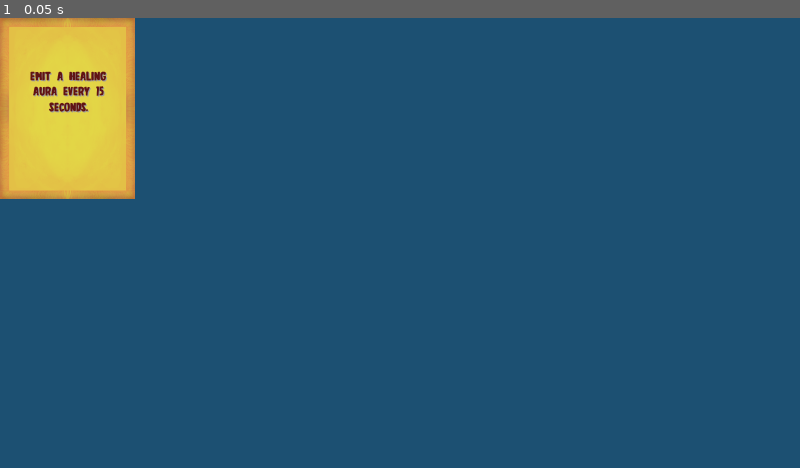
Above: before the commit, frame 1.
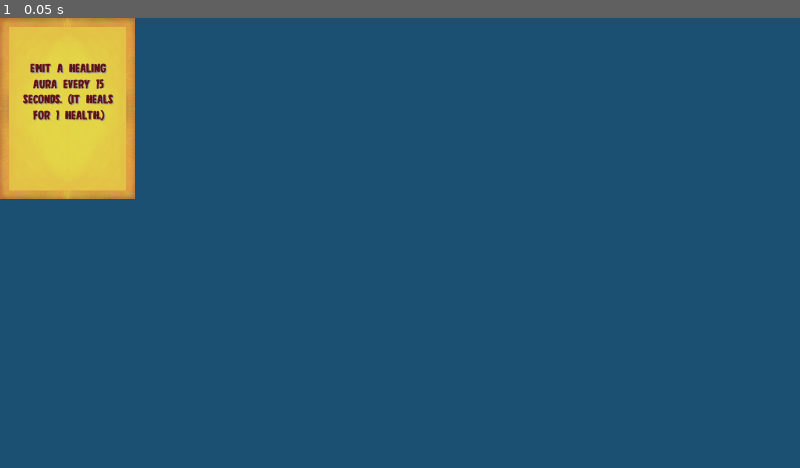
Above: after the commit, the same moment.

Repository: RobinRenggli/godotwildjam41
Game: Godot game, scene res://Evolution/Cards/HealingAura.tscn
Two runs of this game, one before a commit and one after it. Both use one fixed random seed, a clock stepped at 60 frames per second and the inputs below. This scene is started directly instead of the project's main scene. Sound files missing from this copy of the repository are replaced by a short silence.
Inputs:
- Up to frame 1 (0.05 s): no input

The runs differ from the first frame. In frame 1, 1.0% of the frame differs, in the area x 2-15%, y 10-24%.

Commit message:
description improvement, bugfixes

Diff:
--- /dev/null
+++ b/GodotProjectFolder/Creatures/Body.gd
@@ -0,0 +1,17 @@
+extends Area2D
+
+func _on_Stats_full_health():
+	var mask = get_collision_mask()
+	mask = disable_bit(mask, 6)
+	set_collision_mask(mask)
+
+func _on_Stats_not_full_health():
+	var mask = get_collision_mask()
+	mask = enable_bit(mask, 6)
+	set_collision_mask(mask)
+
+func enable_bit(mask: int, index: int) -> int:
+	return mask | (1 << index)
+
+func disable_bit(mask: int, index: int) -> int:
+	return mask & ~(1 << index)
--- a/GodotProjectFolder/Creatures/Creature.gd
+++ b/GodotProjectFolder/Creatures/Creature.gd
@@ -24,6 +24,7 @@
 func _on_Body_area_entered(area):
 	var collider = area.get_parent()
 	if collider.is_in_group("Healing"):
+		print("collision_detected")
 		if not(collider.healed_creatures.has(self)):
 			collider.healed_creatures.append(self)
 			Stats.change_health(collider.heal)
--- a/GodotProjectFolder/Creatures/Creature.tscn
+++ b/GodotProjectFolder/Creatures/Creature.tscn
@@ -6,6 +6,7 @@
 [ext_resource path="res://Creatures/TimedEffects.gd" type="Script" id=4]
 [ext_resource path="res://Blink.gdshader" type="Shader" id=5]
 [ext_resource path="res://Creatures/BlinkPlayer.tscn" type="PackedScene" id=6]
+[ext_resource path="res://Creatures/Body.gd" type="Script" id=7]
 
 [sub_resource type="ShaderMaterial" id=2]
 resource_local_to_scene = true
@@ -58,6 +59,7 @@
 scale = Vector2( 1.05, 1.05 )
 collision_layer = 4
 collision_mask = 43
+script = ExtResource( 7 )
 
 [node name="CollisionTimer" type="Timer" parent="."]
 
@@ -75,6 +77,8 @@
 [node name="AnimationPlayer" parent="." instance=ExtResource( 6 )]
 anims/Heal = SubResource( 3 )
 
+[connection signal="full_health" from="Stats" to="Body" method="_on_Stats_full_health"]
+[connection signal="not_full_health" from="Stats" to="Body" method="_on_Stats_not_full_health"]
 [connection signal="area_entered" from="Body" to="." method="_on_Body_area_entered"]
 [connection signal="timeout" from="CollisionTimer" to="." method="_on_CollisionTimer_timeout"]
 [connection signal="timeout" from="TimedEffects/Timer" to="TimedEffects" method="_on_Timer_timeout"]
--- a/GodotProjectFolder/Evolution/Cards/BasicProjectile.tscn
+++ b/GodotProjectFolder/Evolution/Cards/BasicProjectile.tscn
@@ -5,7 +5,7 @@
 [ext_resource path="res://Evolution/Effects/BasicProjectile.tscn" type="PackedScene" id=3]
 
 [node name="EvolutionCard" instance=ExtResource( 1 )]
-description = "Shoot bubbles every 5 seconds."
+description = "Shoot a bubble that deals 1 damage every 5 seconds."
 
 [node name="AddTimedEffect" parent="Effects" index="0" instance=ExtResource( 2 )]
 effect = ExtResource( 3 )
--- a/GodotProjectFolder/Evolution/Cards/BigBasicProjectile.tscn
+++ b/GodotProjectFolder/Evolution/Cards/BigBasicProjectile.tscn
@@ -5,7 +5,7 @@
 [ext_resource path="res://Evolution/Effects/BigBasicProjectile.tscn" type="PackedScene" id=3]
 
 [node name="EvolutionCard" instance=ExtResource( 1 )]
-description = "Shoot big bubbles every 15 seconds."
+description = "Shoot a big bubble that deals 3 damage every 15 seconds."
 
 [node name="AddTimedEffect" parent="Effects" index="0" instance=ExtResource( 2 )]
 effect = ExtResource( 3 )
--- a/GodotProjectFolder/Evolution/Cards/DivideXp.tscn
+++ b/GodotProjectFolder/Evolution/Cards/DivideXp.tscn
@@ -4,6 +4,6 @@
 [ext_resource path="res://Evolution/EvolutionCard.tscn" type="PackedScene" id=2]
 
 [node name="EvolutionCard" instance=ExtResource( 2 )]
-description = "Divide the Expirience that the creature needed to reach this level between the other creatures"
+description = "Divide the Expirience that this creature needed to reach this level evenly between the other two creaturen types."
 
 [node name="DivideExpEffect" parent="Effects" index="0" instance=ExtResource( 1 )]
--- a/GodotProjectFolder/Evolution/Cards/ExpOnDeath.tscn
+++ b/GodotProjectFolder/Evolution/Cards/ExpOnDeath.tscn
@@ -6,7 +6,7 @@
 [ext_resource path="res://Evolution/Effects/AddDeathEffect.gd" type="Script" id=4]
 
 [node name="EvolutionCard" instance=ExtResource( 1 )]
-description = "Gain 1 experience upon death"
+description = "Gain 1 experience whenever a creature of this type dies."
 
 [node name="AddDeathEffect" parent="Effects" index="0" instance=ExtResource( 2 )]
 script = ExtResource( 4 )
--- a/GodotProjectFolder/Evolution/Cards/ExpOnDeathForOthers.tscn
+++ b/GodotProjectFolder/Evolution/Cards/ExpOnDeathForOthers.tscn
@@ -5,7 +5,7 @@
 [ext_resource path="res://Evolution/Effects/IncreaseExpForOthers.tscn" type="PackedScene" id=3]
 
 [node name="EvolutionCard" instance=ExtResource( 1 )]
-description = "Give other types 1 exp upon death."
+description = "Give 1 experience to each other type whenever a creature of this type dies."
 
 [node name="AddDeathEffect" parent="Effects" index="0" instance=ExtResource( 2 )]
 effect = ExtResource( 3 )
--- a/GodotProjectFolder/Evolution/Cards/GainExpPerWave.tscn
+++ b/GodotProjectFolder/Evolution/Cards/GainExpPerWave.tscn
@@ -5,7 +5,7 @@
 [ext_resource path="res://Evolution/Effects/AddWaveEffect.tscn" type="PackedScene" id=3]
 
 [node name="EvolutionCard" instance=ExtResource( 1 )]
-description = "Gain 3 Xp whenever an enemy wave spawns"
+description = "Gain 3 experience whenever an enemy wave spawns."
 
 [node name="AddWaveEffect" parent="Effects" index="0" instance=ExtResource( 3 )]
 effect = ExtResource( 2 )
--- a/GodotProjectFolder/Evolution/Cards/HaiGroundMovement.tscn
+++ b/GodotProjectFolder/Evolution/Cards/HaiGroundMovement.tscn
@@ -6,3 +6,4 @@
 stat_changes = {
 "movepattern": "hai_ground"
 }
+description = "Protect the surface! (This creature now patrols the top of the ocean.)"
--- a/GodotProjectFolder/Evolution/Cards/HarvestMovement.tscn
+++ b/GodotProjectFolder/Evolution/Cards/HarvestMovement.tscn
@@ -7,3 +7,4 @@
 "movepattern": "harvest",
 "speed": -1
 }
+description = "Gather currency! (This creature now moves towards the closest fishy.)"
--- a/GodotProjectFolder/Evolution/Cards/HealingAura.tscn
+++ b/GodotProjectFolder/Evolution/Cards/HealingAura.tscn
@@ -5,7 +5,7 @@
 [ext_resource path="res://Evolution/Effects/AddTimedEffect.tscn" type="PackedScene" id=3]
 
 [node name="EvolutionCard" instance=ExtResource( 2 )]
-description = "Emit a healing aura every 15 seconds."
+description = "Emit a healing aura every 15 seconds. (It heals for 1 health.)"
 
 [node name="AddTimedEffect" parent="Effects" index="0" instance=ExtResource( 3 )]
 effect = ExtResource( 1 )
--- a/GodotProjectFolder/Evolution/Cards/HuntMovement.tscn
+++ b/GodotProjectFolder/Evolution/Cards/HuntMovement.tscn
@@ -6,3 +6,4 @@
 stat_changes = {
 "movepattern": "hunt"
 }
+description = "Hunt the enemy! (This creature now moves towards the closest enemy.)"
--- a/GodotProjectFolder/Evolution/Cards/IncreaseCurrencyPickup.tscn
+++ b/GodotProjectFolder/Evolution/Cards/IncreaseCurrencyPickup.tscn
@@ -4,6 +4,6 @@
 [ext_resource path="res://Evolution/Effects/AddPickupEffect.tscn" type="PackedScene" id=2]
 
 [node name="EvolutionCard" instance=ExtResource( 1 )]
-description = "Gain an additional fishy whenever this creature collects one."
+description = "Gain 1 additional currency whenever this creature collects a fishy."
 
 [node name="AddPickupEffect" parent="Effects" index="0" instance=ExtResource( 2 )]
--- a/GodotProjectFolder/Evolution/Cards/InstantHuntBoost.tscn
+++ b/GodotProjectFolder/Evolution/Cards/InstantHuntBoost.tscn
@@ -4,7 +4,7 @@
 [ext_resource path="res://Evolution/EvolutionCard.tscn" type="PackedScene" id=2]
 
 [node name="EvolutionCard" instance=ExtResource( 2 )]
-description = "Strength +2, speed + 3 for all active creatures with this type. They hunt!"
+description = "Give all active creatures of this type +2 strength and +3 speed. They hunt!"
 
 [node name="InstantStatChanges" parent="Effects" index="0" instance=ExtResource( 1 )]
 stat_changes = {
--- a/GodotProjectFolder/Evolution/Cards/InstantStrengthIncrease.tscn
+++ b/GodotProjectFolder/Evolution/Cards/InstantStrengthIncrease.tscn
@@ -4,7 +4,7 @@
 [ext_resource path="res://Evolution/Effects/InstantStatChange.tscn" type="PackedScene" id=2]
 
 [node name="EvolutionCard" instance=ExtResource( 1 )]
-description = "Strength +5 for all active creatures with this type"
+description = "+5 strength for all active creatures of this type."
 
 [node name="InstantStatChanges" parent="Effects" index="0" instance=ExtResource( 2 )]
 stat_changes = {
--- a/GodotProjectFolder/Evolution/Cards/KillForExpCard.tscn
+++ b/GodotProjectFolder/Evolution/Cards/KillForExpCard.tscn
@@ -4,6 +4,6 @@
 [ext_resource path="res://Evolution/Effects/KillForExp.tscn" type="PackedScene" id=2]
 
 [node name="EvolutionCard" instance=ExtResource( 1 )]
-description = "Kill all creatures with this type and gain 5 XP for each"
+description = "Sacrifice all creatures of this type for 5 experience each. (If you have no other creatures, you lose!)"
 
 [node name="KillForExp" parent="Effects" index="0" instance=ExtResource( 2 )]
--- a/GodotProjectFolder/Evolution/Cards/MultipleEvolutionsCard.tscn
+++ b/GodotProjectFolder/Evolution/Cards/MultipleEvolutionsCard.tscn
@@ -7,7 +7,7 @@
 stat_changes = {
 "cost": 1
 }
-description = "Evolve this creature two times"
+description = "Immediately evolve this creature two times"
 
 [node name="EvolveMultipleTimes" parent="Effects" index="0" instance=ExtResource( 2 )]
 amount = 2
--- a/GodotProjectFolder/Evolution/Cards/PinballMovement.tscn
+++ b/GodotProjectFolder/Evolution/Cards/PinballMovement.tscn
@@ -5,5 +5,6 @@
 [node name="EvolutionCard" instance=ExtResource( 1 )]
 stat_changes = {
 "movepattern": "pinball",
-"speed": 2
+"speed": 3
 }
+description = "Bounce around! (This creature now moves in straigth lines accross the screen.) "
--- a/GodotProjectFolder/Evolution/Cards/SpawnBabyCard.tscn
+++ b/GodotProjectFolder/Evolution/Cards/SpawnBabyCard.tscn
@@ -5,7 +5,7 @@
 [ext_resource path="res://Evolution/Effects/SpawnBaby.tscn" type="PackedScene" id=3]
 
 [node name="EvolutionCard" instance=ExtResource( 1 )]
-description = "Create a baby when spawned"
+description = "Creatures of this type now spawn together with a baby. (It has 1 health and 1 strength.)"
 
 [node name="AddSpawnEffect" parent="Effects" index="0" instance=ExtResource( 2 )]
 effect = ExtResource( 3 )
--- a/GodotProjectFolder/Evolution/Cards/SpawnCreaturePerWave.tscn
+++ b/GodotProjectFolder/Evolution/Cards/SpawnCreaturePerWave.tscn
@@ -8,7 +8,7 @@
 stat_changes = {
 "cost": 1
 }
-description = "Spawn one creature of this type whenever a new enemy wave spawns"
+description = "Spawn one creature of this type whenever a new enemy wave spawns."
 
 [node name="AddWaveEffect" parent="Effects" index="0" instance=ExtResource( 2 )]
 effect = ExtResource( 3 )
--- a/GodotProjectFolder/Evolution/Cards/SpawnCreatures.tscn
+++ b/GodotProjectFolder/Evolution/Cards/SpawnCreatures.tscn
@@ -4,6 +4,6 @@
 [ext_resource path="res://Evolution/EvolutionCard.tscn" type="PackedScene" id=2]
 
 [node name="EvolutionCard" instance=ExtResource( 2 )]
-description = "Spawn 5 of this creature."
+description = "Spawn 5 creatures of this type immediately."
 
 [node name="SpawnCreatures" parent="Effects" index="0" instance=ExtResource( 1 )]
--- a/GodotProjectFolder/Evolution/Cards/SpawnCurrency.tscn
+++ b/GodotProjectFolder/Evolution/Cards/SpawnCurrency.tscn
@@ -9,7 +9,7 @@
 "cost": 5,
 "strength": -1
 }
-description = "Spawn Fishies every 15 seconds."
+description = "Spawn fishies (currency) every 15 seconds."
 
 [node name="AddTimedEffect" parent="Effects" index="0" instance=ExtResource( 2 )]
 effect = ExtResource( 3 )
--- a/GodotProjectFolder/Evolution/Cards/SpeedIncrease.tscn
+++ b/GodotProjectFolder/Evolution/Cards/SpeedIncrease.tscn
@@ -4,5 +4,5 @@
 
 [node name="EvolutionCard" instance=ExtResource( 1 )]
 stat_changes = {
-"speed": 3
+"speed": 4
 }
--- a/GodotProjectFolder/Evolution/Cards/StayTogetherMovement.tscn
+++ b/GodotProjectFolder/Evolution/Cards/StayTogetherMovement.tscn
@@ -6,3 +6,4 @@
 stat_changes = {
 "movepattern": "stay_together"
 }
+description = "Stay together! (This creature now gathers with the others in the center of the ocean.)"
--- a/GodotProjectFolder/Evolution/EvolutionCard.gd
+++ b/GodotProjectFolder/Evolution/EvolutionCard.gd
@@ -14,7 +14,11 @@
 		if not description.empty():
 			description += "\n\n"
 		for key in stat_changes.keys():
-			description += str(key) + ": " + format_number(stat_changes[key]) + "\n"
+			if key != "movepattern":
+				if stat_changes[key] > 0:
+					description += "Gain" + format_number(stat_changes[key]) + str(key) + format_number(stat_changes[key]) + ".\n"
+				elif stat_changes[key] < 0:
+					description += "Lose" + format_number(stat_changes[key]) + str(key) + format_number(stat_changes[key]) + ".\n"
 	$MarginContainer/EvolutionText.text = description
 
 func _on_EvolutionCard_gui_input(event):
--- a/GodotProjectFolder/Evolution/Resources/HealAura.tscn
+++ b/GodotProjectFolder/Evolution/Resources/HealAura.tscn
@@ -15,8 +15,8 @@
 
 [node name="Area2D" type="Area2D" parent="." groups=["Healing"]]
 z_index = 2
-collision_layer = 16
-collision_mask = 4
+collision_layer = 64
+collision_mask = 0
 
 [node name="CollisionShape2D" type="CollisionShape2D" parent="Area2D"]
 shape = SubResource( 1 )
@@ -31,5 +31,4 @@
 one_shot = true
 autostart = true
 
-[connection signal="area_entered" from="Area2D" to="." method="_on_Area2D_area_entered"]
 [connection signal="timeout" from="Timer" to="." method="_on_Timer_timeout"]
--- a/GodotProjectFolder/Globals/Overviewer.gd
+++ b/GodotProjectFolder/Globals/Overviewer.gd
@@ -8,7 +8,7 @@
 var debris_timer
 
 func _ready():
-	var debris_timer = Timer.new()
+	debris_timer = Timer.new()
 	debris_timer.set_wait_time(2)
 	debris_timer.set_one_shot(false)
 	self.add_child(debris_timer)
--- a/GodotProjectFolder/Modules/Movement.gd
+++ b/GodotProjectFolder/Modules/Movement.gd
@@ -159,6 +159,7 @@
 
 func hunt_movement(speed):
 	var enemies = get_tree().get_nodes_in_group("Enemies")
+
 	if not recent_collision:
 		if enemies.empty():
 			basic_movement(speed)
@@ -170,6 +171,19 @@
 
 			velocity = (nearest_enemy.global_position - creature.global_position).normalized()
 
+	if  creature.global_position.x > Constants.window_width:
+		if velocity.x > 0:
+			velocity *= -1
+	if creature.global_position.x < 0:
+		if velocity.x < 0:
+			velocity.x *= -1
+	if creature.global_position.y > Constants.window_height:
+		if velocity.y > 0:
+			velocity.y *= -1
+	if creature.global_position.y < 0:
+		if velocity.y < 0:
+			velocity.y *= -1
+
 func pinball_movement(speed):
 	directionIndicator = directionIndicator + directionIndicatorVelocity * speed
 
--- a/GodotProjectFolder/Modules/Stats.gd
+++ b/GodotProjectFolder/Modules/Stats.gd
@@ -8,6 +8,8 @@
 onready var timer = get_parent().get_node("TimedEffects/Timer")
 
 signal no_health
+signal full_health
+signal not_full_health
 
 func initialize(stats):
 	max_health = (stats["health"])
@@ -20,11 +22,19 @@
 	health = value
 	if health <= 0:
 		emit_signal("no_health")
+	if health == max_health:
+		emit_signal("max_health")
+	else:
+		emit_signal("not_full_health")
 
 func change_health(amount):
 	health = min(health + amount, max_health)
 	if health <= 0:
 		emit_signal("no_health")
+	if health == max_health:
+		emit_signal("max_health")
+	else:
+		emit_signal("not_full_health")
 
 func change_strength(amount):
 	strength = max(0, strength + amount)
Not shown: 1 places in GodotProjectFolder/Creatures/Creature.tscn that only renumber resources
